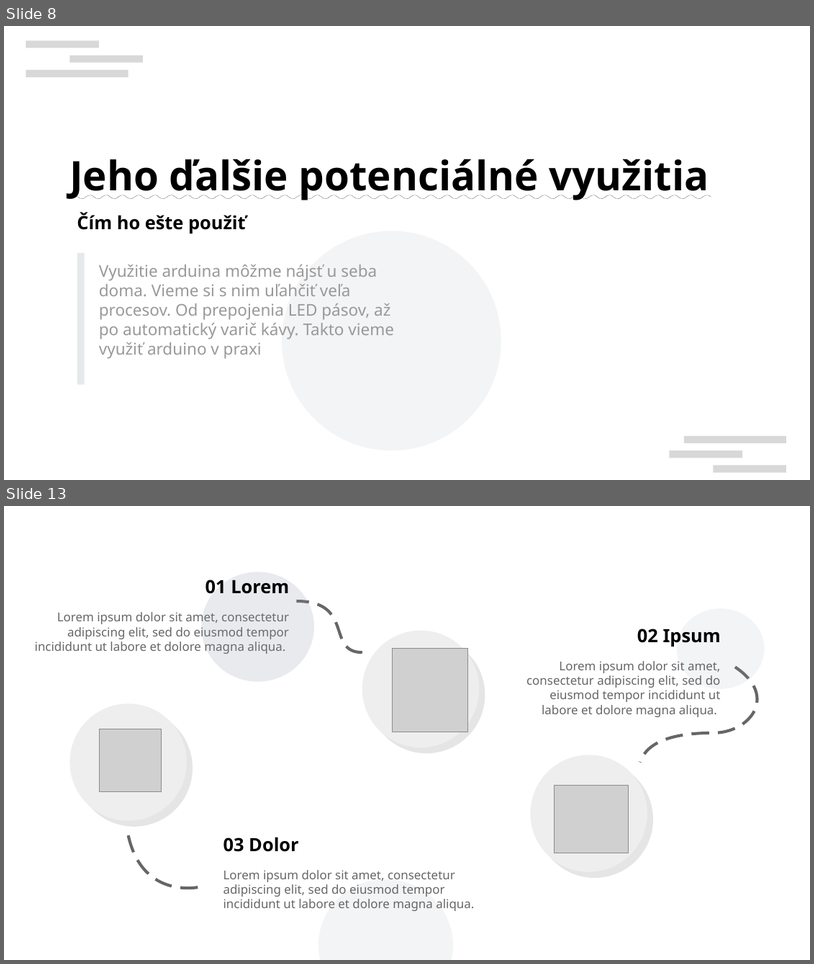
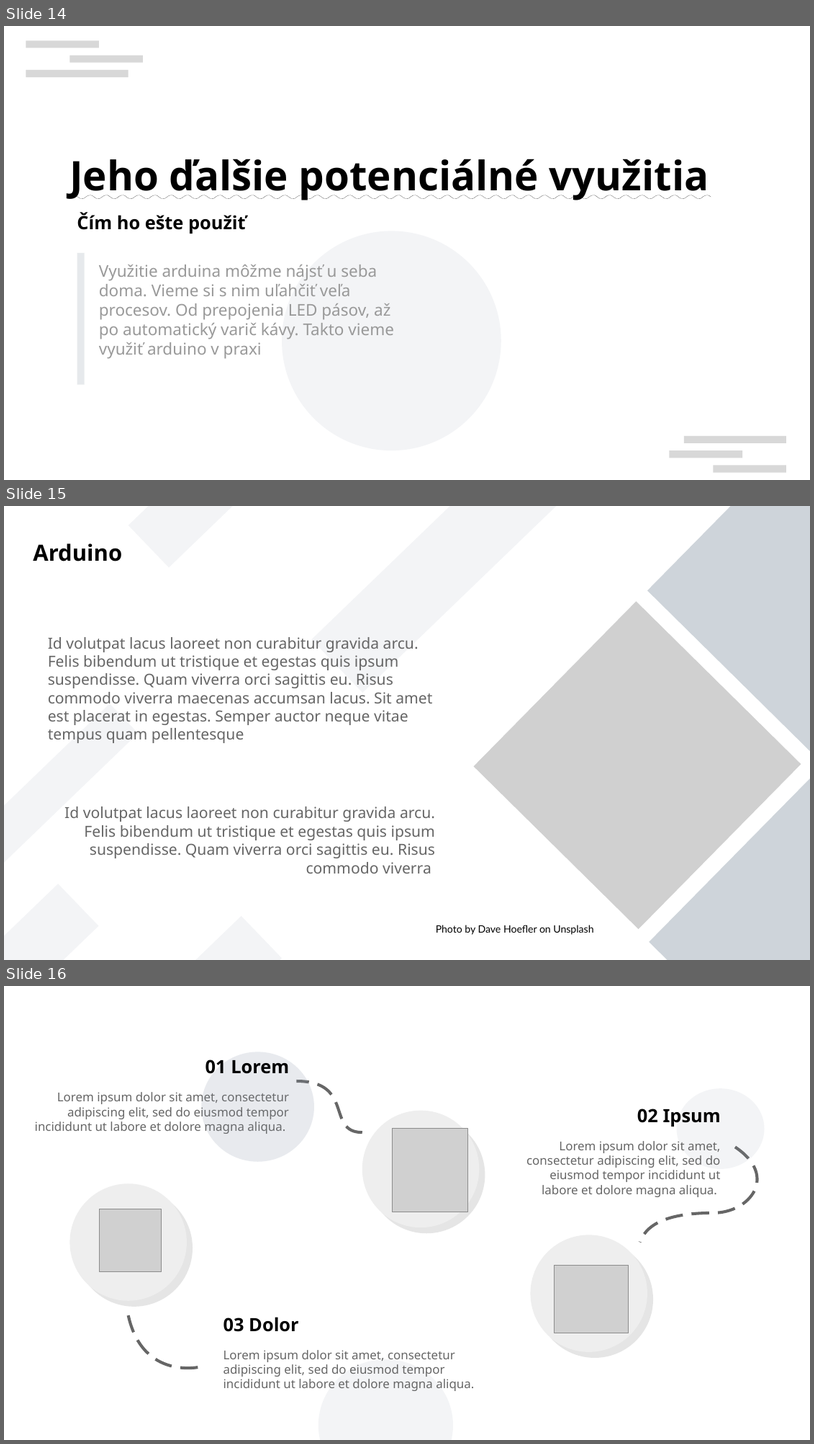
Before and after one commit to ZekoSNB/School, a slide deck: presenting/prezentacia_prednaska.odp. Shown one above the other, each under a label of ours: slides 8 and 13 before the commit, slides 14, 15 and 16 after it; the slides between them are not shown. The pictures are 814x964 and 814x1444 pixels, drawn with LibreOffice and Linux fonts; fonts in the diff are those of the drawing; grey boxes stand for pictures; background and template pictures are left out. Boxes give left, top, right and bottom in pixels: in the first picture for what was removed or moved away, otherwise in the second. Text is boxed around its words. In the diff, an @@ line names an element or a change of style, - is before the commit and + after.

```diff
--- a/presenting/prezentacia_prednaska.odp
+++ b/presenting/prezentacia_prednaska.odp
@@ slide 15 added at (4, 506, 810, 960), background #FFFFFF @@
@@ rectangle added at (129, 506, 318, 567), fill #8D99AE at 10% opacity @@
@@ rectangle added at (312, 506, 563, 692), fill #8D99AE at 10% opacity @@
@@ rectangle added at (648, 506, 810, 754), fill #CED4DA @@
@@ text added at (33, 543, 122, 561), 22 pt, text #000000, bold @@
+Arduino
@@ picture added at (473, 601, 802, 929) @@
@@ text added at (48, 637, 432, 743), 15 pt, text #666666 @@
+Id volutpat lacus laoreet non curabitur gravida arcu. Felis bibendum ut tristique et egestas quis ipsum suspendisse. Quam viverra orci sagittis eu. Risus commodo viverra maecenas accumsan lacus. Sit amet est placerat in egestas. Semper auctor neque vitae tempus quam pellentesque
@@ rectangle added at (4, 703, 138, 877), fill #8D99AE at 10% opacity @@
@@ rectangle added at (650, 777, 810, 960), fill #CED4DA @@
@@ text added at (64, 806, 435, 873), 15 pt, text #666666 @@
+Id volutpat lacus laoreet non curabitur gravida arcu. Felis bibendum ut tristique et egestas quis ipsum suspendisse. Quam viverra orci sagittis eu. Risus commodo viverra
@@ rectangle added at (4, 883, 98, 960), fill #8D99AE at 10% opacity @@
@@ rectangle added at (93, 916, 282, 960), fill #8D99AE at 10% opacity @@
@@ text added at (436, 924, 594, 934), 10 pt, text #000000 @@
+Photo by Dave Hoefler on Unsplash
@@ what was slide 8 is now slide 14 @@
@@ what was slide 13 is now slide 16 @@
```
Also in this commit, not shown: 2 slides changed, 2 other slides added, 2 other files.
